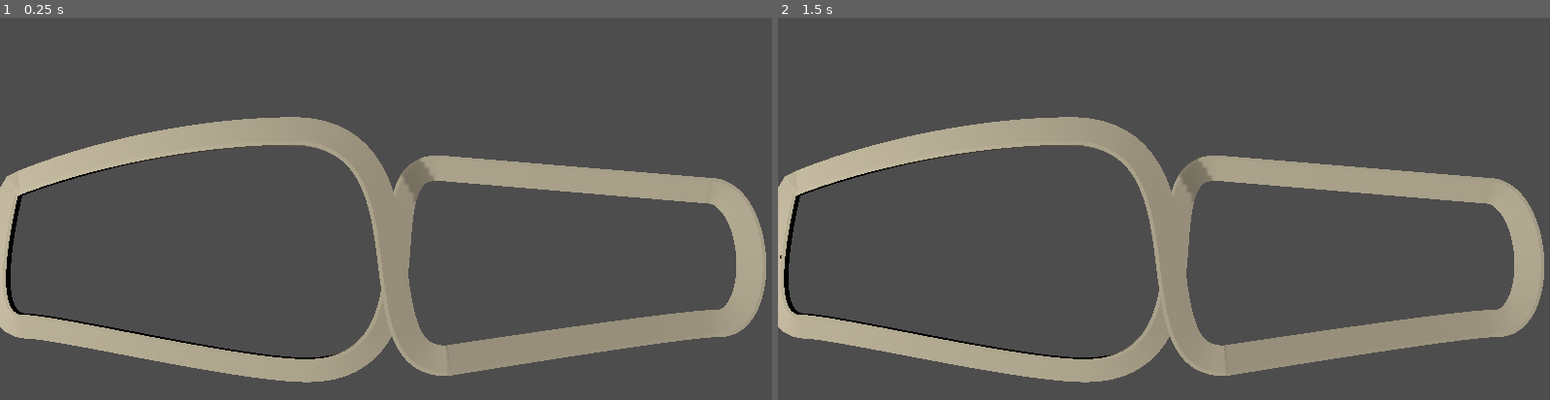
Above: before the commit, frames 1-2 (left to right).
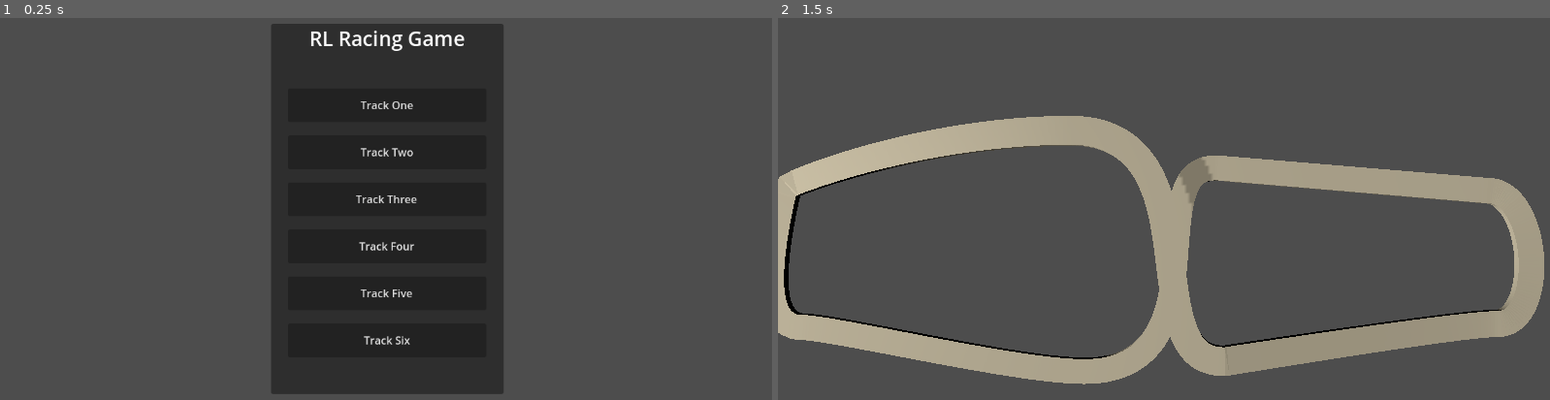
Above: after the commit, the same moments.

Repository: Reinforcement-Learning-Game/RL-Racing-Game
Game: Godot game, scene res://Menu/MainMenu.tscn
Same seed, same stepped clock (60 frames per second), same inputs: the game is played once before the commit and once after it. Before the commit the project starts from res://Tracks/Track1.tscn.
Inputs (mouse positions are in pixels of both pictures, inside the frame that each line leads up to):
- Up to frame 1 (0.25 s): no input
- Up to frame 2 (1.5 s): click (1164, 105) at 0.5 s, where only the run after the commit has a clickable "Track One"; tap Enter at 1.25 s; hold D (Right) from 1.28 s (still down)

The runs differ from the first frame. In frame 1, 40% of the frame differs, in the area x 0-100%, y 1-99%; in frame 2, 0.7%.

Commit message:
Loading system, some edits to the tracks

Diff:
--- /dev/null
+++ b/rl-race/Agents/agent.gd
@@ -0,0 +1,4 @@
+extends Vehicle
+class_name Agent
+
+var vehicle = Vehicle.new()
--- /dev/null
+++ b/rl-race/Menu/MainMenu.tscn
@@ -0,0 +1,44 @@
+[gd_scene load_steps=3 format=3 uid="uid://chi3rsspoin82"]
+
+[ext_resource type="Script" uid="uid://c1y4ubp36vf66" path="res://Menu/main_menu.gd" id="1_e1xpn"]
+
+[sub_resource type="LabelSettings" id="LabelSettings_swd6r"]
+font_size = 30
+
+[node name="MainMenu" type="Control"]
+layout_mode = 3
+anchors_preset = 15
+anchor_right = 1.0
+anchor_bottom = 1.0
+grow_horizontal = 2
+grow_vertical = 2
+script = ExtResource("1_e1xpn")
+
+[node name="PanelContainer" type="PanelContainer" parent="."]
+layout_mode = 1
+anchors_preset = -1
+anchor_left = 0.35
+anchor_top = 0.05
+anchor_right = 0.65
+anchor_bottom = 0.9
+grow_horizontal = 2
+
+[node name="VBoxContainer" type="VBoxContainer" parent="PanelContainer"]
+layout_mode = 2
+
+[node name="Label" type="Label" parent="PanelContainer/VBoxContainer"]
+layout_mode = 2
+text = "RL Racing Game"
+label_settings = SubResource("LabelSettings_swd6r")
+horizontal_alignment = 1
+
+[node name="MarginContainer" type="MarginContainer" parent="PanelContainer/VBoxContainer"]
+layout_mode = 2
+theme_override_constants/margin_left = 25
+theme_override_constants/margin_top = 50
+theme_override_constants/margin_right = 25
+theme_override_constants/margin_bottom = 25
+
+[node name="VBoxContainer" type="VBoxContainer" parent="PanelContainer/VBoxContainer/MarginContainer"]
+layout_mode = 2
+theme_override_constants/separation = 20
--- /dev/null
+++ b/rl-race/Menu/button_prototype.tscn
@@ -0,0 +1,6 @@
+[gd_scene format=3 uid="uid://ctmeecrtb5420"]
+
+[node name="Button" type="Button"]
+custom_minimum_size = Vector2(150, 50)
+action_mode = 0
+text = "Track One"
--- /dev/null
+++ b/rl-race/Menu/main_menu.gd
@@ -0,0 +1,21 @@
+extends Node
+
+var button_protoype: PackedScene = load("res://Menu/button_prototype.tscn")
+
+func create_button(track_name: String):
+	var button: Button = button_protoype.duplicate().instantiate()
+	button.text = track_name
+
+	return button
+
+func switch_scene(track_name: String):
+	print("here")
+	GameManager.start_game(GameManager.track_names_to_paths[track_name], 0, true)
+
+func _ready() -> void:
+	var m_container = get_node("PanelContainer/VBoxContainer/MarginContainer/VBoxContainer")
+
+	for track_name in GameManager.track_names_to_paths:
+		var button = create_button(track_name)
+		m_container.add_child(button)
+		button.pressed.connect(switch_scene.bind(track_name))
--- a/rl-race/Tracks/Track1.tscn
+++ b/rl-race/Tracks/Track1.tscn
@@ -1,7 +1,4 @@
-[gd_scene load_steps=3 format=3 uid="uid://dmikf4j70nflp"]
-
-[sub_resource type="BoxShape3D" id="BoxShape3D_7u12j"]
-size = Vector3(570.928, 1.292, 14)
+[gd_scene load_steps=2 format=3 uid="uid://dmikf4j70nflp"]
 
 [sub_resource type="Curve3D" id="Curve3D_7u12j"]
 closed = true
@@ -14,21 +11,8 @@
 
 [node name="Node3D" type="Node3D"]
 
-[node name="CSGBox3D" type="CSGBox3D" parent="."]
-transform = Transform3D(1, 0, 0, 0, 1, 0, 0, 0, 2.0261812, -281.69702, -5.457363, -0.5714593)
-visible = false
-size = Vector3(570.6106, 1, 6.854187)
-
 [node name="Camera3D" type="Camera3D" parent="."]
 transform = Transform3D(-1, -8.742278e-08, -3.821371e-15, 0, -4.371139e-08, 1, -8.742278e-08, 1, 4.371139e-08, -104.46486, 86.54204, 10.451828)
-
-[node name="StaticBody3D" type="StaticBody3D" parent="."]
-transform = Transform3D(1, 0, 0, 0, 1, 0, 0, 0, 1, 0, -5.4673023, 0)
-visible = false
-
-[node name="CollisionShape3D" type="CollisionShape3D" parent="StaticBody3D"]
-transform = Transform3D(1, 0, 0, 0, 1, 0, 0, 0, 1, -281.94962, -0.14624023, -0.5675049)
-shape = SubResource("BoxShape3D_7u12j")
 
 [node name="DirectionalLight3D" type="DirectionalLight3D" parent="."]
 transform = Transform3D(-0.11713212, -0.62014884, 0.7756905, -0.092595026, 0.7844842, 0.6131971, -0.9887904, 0, -0.149311, 0, 5.020524, 13.480082)
@@ -44,7 +28,7 @@
 
 [node name="CSGPolygon3D" type="CSGPolygon3D" parent="Path3D"]
 use_collision = true
-polygon = PackedVector2Array(0, 0, 0, 1, 1, 1, 7.5, 0)
+polygon = PackedVector2Array(0, 0, 0, 1, 7.5, 1, 7.5, 0)
 mode = 2
 path_node = NodePath("..")
 path_interval_type = 0
--- a/rl-race/Tracks/Track2.tscn
+++ b/rl-race/Tracks/Track2.tscn
@@ -1,13 +1,13 @@
-[gd_scene load_steps=2 format=3 uid="uid://eaovr86hkhg2"]
+[gd_scene load_steps=2 format=3 uid="uid://c5fq3qaw5vj40"]
 
 [sub_resource type="Curve3D" id="Curve3D_jo7o3"]
 resource_local_to_scene = true
 closed = true
 _data = {
-"points": PackedVector3Array(0, 0, -20, 0, 0, 20, 30, 0, -15, -15, 0, 0, 15, 0, 0, 35, 0, 20, 25, 0, 0, -25, 0, 0, 0, 0, 30, 0, 0, 15, 0, 0, -15, -25, 0, 20, 10, 0, 15, -10, 0, -15, -30, 0, -10, 0, 0, 20, 0, 0, -20, -10, 0, -30),
-"tilts": PackedFloat32Array(0, 0, 0, 0, 0, 0)
+"points": PackedVector3Array(0, 0, -20, 0, 0, 20, 30, 0, -15, 0, 0, 0, 0, 0, 0, 34.15899, 0, 16.819403, 15, 0, 0, -9.97, 0, 0, 21.544613, 0, 25.26597, 25, 0, 0, -24, 0, 0, 0, 0, 37.48059, 0, 0, 15, 0, 0, -15, -25, 0, 20, 10, 0, 15, -10, 0, -15, -27.72862, 0, 1.9487383, 0, 0, 20, 0, 0, -20, -10, 0, -30),
+"tilts": PackedFloat32Array(0, 0, 0, 0, 0, 0, 0)
 }
-point_count = 6
+point_count = 7
 
 [node name="Node3D" type="Node3D"]
 
@@ -16,7 +16,8 @@
 curve = SubResource("Curve3D_jo7o3")
 
 [node name="CSGPolygon3D" type="CSGPolygon3D" parent="."]
-polygon = PackedVector2Array(-1, 0, -1, 0.1, 1, 1, 1, 0)
+transform = Transform3D(1, 0, 0, 0, 1, 0, 0, 0, 1, -0.049951553, -0.06472206, 0.04808426)
+polygon = PackedVector2Array(0, 0, 0, 0, 0, 0, 5, 0)
 mode = 2
 path_node = NodePath("../TrackPath")
 path_interval_type = 0
--- a/rl-race/Tracks/Track3.tscn
+++ b/rl-race/Tracks/Track3.tscn
@@ -1,7 +1,4 @@
-[gd_scene load_steps=3 format=3 uid="uid://bon860uwfnyov"]
-
-[sub_resource type="BoxShape3D" id="BoxShape3D_7u12j"]
-size = Vector3(570.928, 1.292, 14)
+[gd_scene load_steps=2 format=3 uid="uid://bon860uwfnyov"]
 
 [sub_resource type="Curve3D" id="Curve3D_s3336"]
 closed = true
@@ -13,21 +10,8 @@
 
 [node name="Node3D" type="Node3D"]
 
-[node name="CSGBox3D" type="CSGBox3D" parent="."]
-transform = Transform3D(1, 0, 0, 0, 1, 0, 0, 0, 2.0261812, -281.69702, -5.457363, -0.5714593)
-visible = false
-size = Vector3(570.6106, 1, 6.854187)
-
 [node name="Camera3D" type="Camera3D" parent="."]
 transform = Transform3D(-1, -8.742278e-08, -3.821371e-15, 0, -4.371139e-08, 1, -8.742278e-08, 1, 4.371139e-08, -104.46486, 86.54204, 10.451828)
-
-[node name="StaticBody3D" type="StaticBody3D" parent="."]
-transform = Transform3D(1, 0, 0, 0, 1, 0, 0, 0, 1, 0, -5.4673023, 0)
-visible = false
-
-[node name="CollisionShape3D" type="CollisionShape3D" parent="StaticBody3D"]
-transform = Transform3D(1, 0, 0, 0, 1, 0, 0, 0, 1, -281.94962, -0.14624023, -0.5675049)
-shape = SubResource("BoxShape3D_7u12j")
 
 [node name="DirectionalLight3D" type="DirectionalLight3D" parent="."]
 transform = Transform3D(-0.11713212, -0.62014884, 0.7756905, -0.092595026, 0.7844842, 0.6131971, -0.9887904, 0, -0.149311, 0, 5.020524, 13.480082)
@@ -46,7 +30,7 @@
 
 [node name="CSGPolygon3D" type="CSGPolygon3D" parent="Path3D"]
 use_collision = true
-polygon = PackedVector2Array(0, 0, 0, 1, 1, 1, 6, 0)
+polygon = PackedVector2Array(0, 0, 0, 1, 3, 1, 3, 0)
 mode = 2
 path_node = NodePath("..")
 path_interval_type = 0
--- a/rl-race/Tracks/Track4.tscn
+++ b/rl-race/Tracks/Track5.tscn
@@ -1,12 +1,12 @@
-[gd_scene load_steps=2 format=3 uid="uid://dddbd5un35kp6"]
+[gd_scene load_steps=2 format=3 uid="uid://ccdk8gkhub0wy"]
 
 [sub_resource type="Curve3D" id="Curve3D_0hrwn"]
 closed = true
 _data = {
-"points": PackedVector3Array(30, 0, -15, 30, 0, 15, 30, 0, 0, 15, 0, 15, -15, 0, 15, 0, 0, 15, -30, 0, 15, -30, 0, -15, -30, 0, 0, -15, 0, -15, 15, 0, -15, 0, 0, -15, 30, 0, -15, 30, 0, 15, 30, 0, 0),
-"tilts": PackedFloat32Array(0, 0, 0, 0, 0)
+"points": PackedVector3Array(0, 0, 0, -40, 0, 0, 0, 0, 30, 0, 0, 0, 0, 0, -40, -60, 0, 0, 0, 0, 0, 40, 0, 0, 0, 0, -30, 0, 0, 0, 0, 0, 40, 60, 0, 0),
+"tilts": PackedFloat32Array(0, 0, 0, 0)
 }
-point_count = 5
+point_count = 4
 
 [node name="World" type="Node3D"]
 
@@ -14,7 +14,7 @@
 curve = SubResource("Curve3D_0hrwn")
 
 [node name="CSGPolygon3D" type="CSGPolygon3D" parent="Track"]
-polygon = PackedVector2Array(-1, 0, -1, 0.1, 1, 0.1, 1, 0)
+polygon = PackedVector2Array(-1, 0, -1, 0.1, 1, 0.1, 6, 0)
 mode = 2
 path_node = NodePath("..")
 path_interval_type = 0
--- a/rl-race/Tracks/track6.tscn
+++ b/rl-race/Tracks/track6.tscn
@@ -14,7 +14,7 @@
 curve = SubResource("Curve3D_u74x3")
 
 [node name="CSGPolygon3D" type="CSGPolygon3D" parent="Track"]
-polygon = PackedVector2Array(-1, 0, -1, 0.1, 1, 0.1, 1, 0)
+polygon = PackedVector2Array(-1, 0, -1, 0.1, 1, 0.1, 5, 0)
 mode = 2
 path_node = NodePath("..")
 path_interval_type = 0
--- a/rl-race/game_manager.gd
+++ b/rl-race/game_manager.gd
@@ -1,15 +1,47 @@
 extends Node
 
-# Called when the node enters the scene tree for the first time.
-func _ready() -> void:
+@export
+var track_names_to_paths = {
+	"Track One": "Track1",
+	"Track Two": "Track2",
+	"Track Three": "Track3",
+	"Track Four": "Track4",
+	"Track Five": "Track5",
+	"Track Six": "Track6"
+}
+
+enum GameState {
+	SETTING_UP,
+	IN_PROGRESS,
+	ENDED
+}
+var game_state = GameState.SETTING_UP
+var agents #: Agent[]
+var player: Player
+
+var parent_dir = "res://Tracks/"
+
+func set_track(track_name):
+	get_tree().change_scene_to_file(parent_dir + track_name + ".tscn")
+
+	# get all with group "agent"
+	# get all with group "vehicle_spawn"
+	# set each
+
+func add_agents_to_track(num_agents: int, has_player: bool):
 	var track = get_tree().current_scene
 
-	var player: Node = Player.new()
+	for i in range(num_agents):
+		var agent = AiAgent.new()
+		track.add_child(agent)
 
-	track.add_child(player)
+	if has_player:
+		player = Player.new()
+		track.add_child(player)
 
-	print(player)
-	print(player.get_parent())
-	print(player.get_vehicle())
+	game_state = GameState.IN_PROGRESS
 
-	player.get_vehicle().position = Vector3(9.491, 5.574, -0.503);
+func start_game(track_name: String, num_agents: int, has_player: bool):
+	set_track(track_name)
+	await get_tree().create_timer(1).timeout
+	add_agents_to_track(num_agents, has_player)
--- a/rl-race/project.godot
+++ b/rl-race/project.godot
@@ -11,7 +11,7 @@
 [application]
 
 config/name="RL Race"
-run/main_scene="uid://dmikf4j70nflp"
+run/main_scene="uid://chi3rsspoin82"
 config/features=PackedStringArray("4.5", "Forward Plus")
 config/icon="res://icon.svg"
 
Not shown, added: rl-race/Agents/agent.gd.uid
Not shown, added: rl-race/Menu/main_menu.gd.uid
Not shown: 1 places in rl-race/Tracks/track6.tscn that only renumber resources
